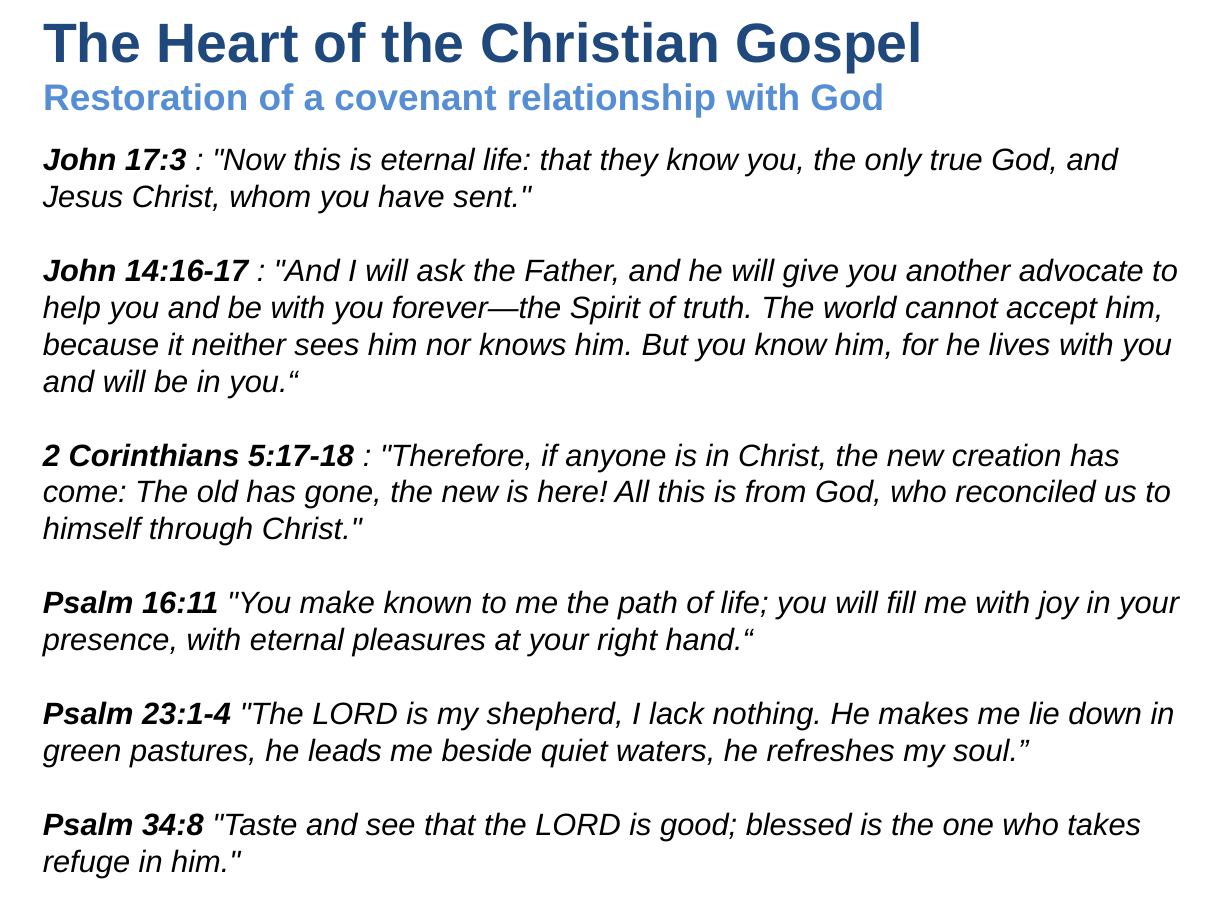
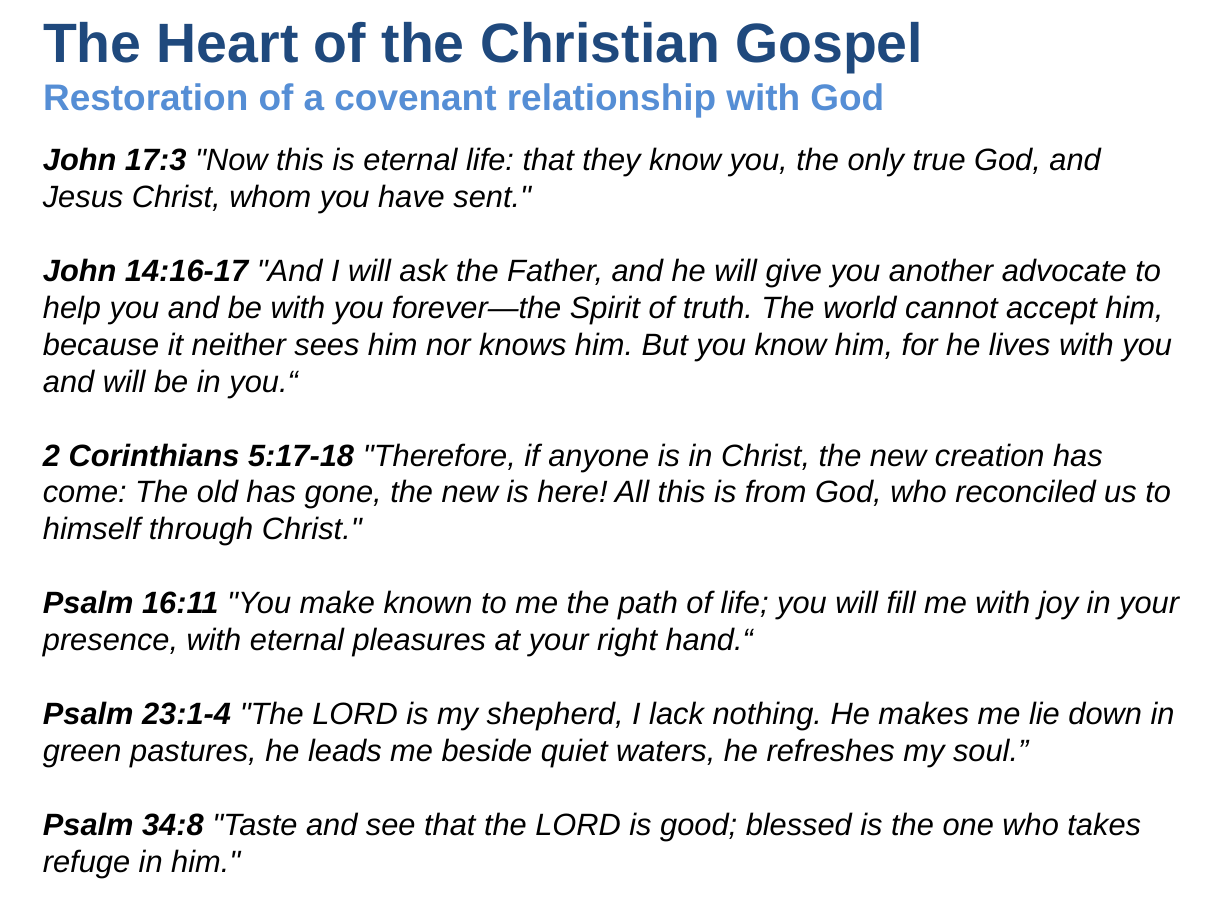
Before and after one commit to UsefulEngines/EvangelismPublic, a slide deck: slide 11 of 2024-Q4/2024-12-01/2024-12-01-Psalms.pptx (slide 9 before the commit). Drawn at 1232x924 pixels with LibreOffice and Linux fonts; fonts in the diff are those of the drawing. Boxes give left, top, right and bottom in pixels: in the first picture for what was removed or moved away, otherwise in the second. Text is boxed around its words. In the diff, an @@ line names an element or a change of style, - is before the commit and + after.

```diff
--- a/2024-Q4/2024-12-01/2024-12-01-Psalms.pptx
+++ b/2024-Q4/2024-12-01/2024-12-01-Psalms.pptx
@@ text at [43, 147, 1172, 545]: text changed @@
-John 17:3 : "Now this is eternal life: that they know you, the only true God, and Jesus Christ, whom you have sent."
-John 14:16-17 : "And I will ask the Father, and he will give you another advocate to help you and be with you forever—the Spirit of truth. The world cannot accept him, because it neither sees him nor knows him. But you know him, for he lives with you and will be in you.“
-2 Corinthians 5:17-18 : "Therefore, if anyone is in Christ, the new creation has come: The old has gone, the new is here! All this is from God, who reconciled us to himself through Christ."
+John 17:3 "Now this is eternal life: that they know you, the only true God, and Jesus Christ, whom you have sent."
+John 14:16-17 "And I will ask the Father, and he will give you another advocate to help you and be with you forever—the Spirit of truth. The world cannot accept him, because it neither sees him nor knows him. But you know him, for he lives with you and will be in you.“
+2 Corinthians 5:17-18 "Therefore, if anyone is in Christ, the new creation has come: The old has gone, the new is here! All this is from God, who reconciled us to himself through Christ."
```
Also in this commit, not shown: 1 other slide changed, 4 slides added, 2 other files.
